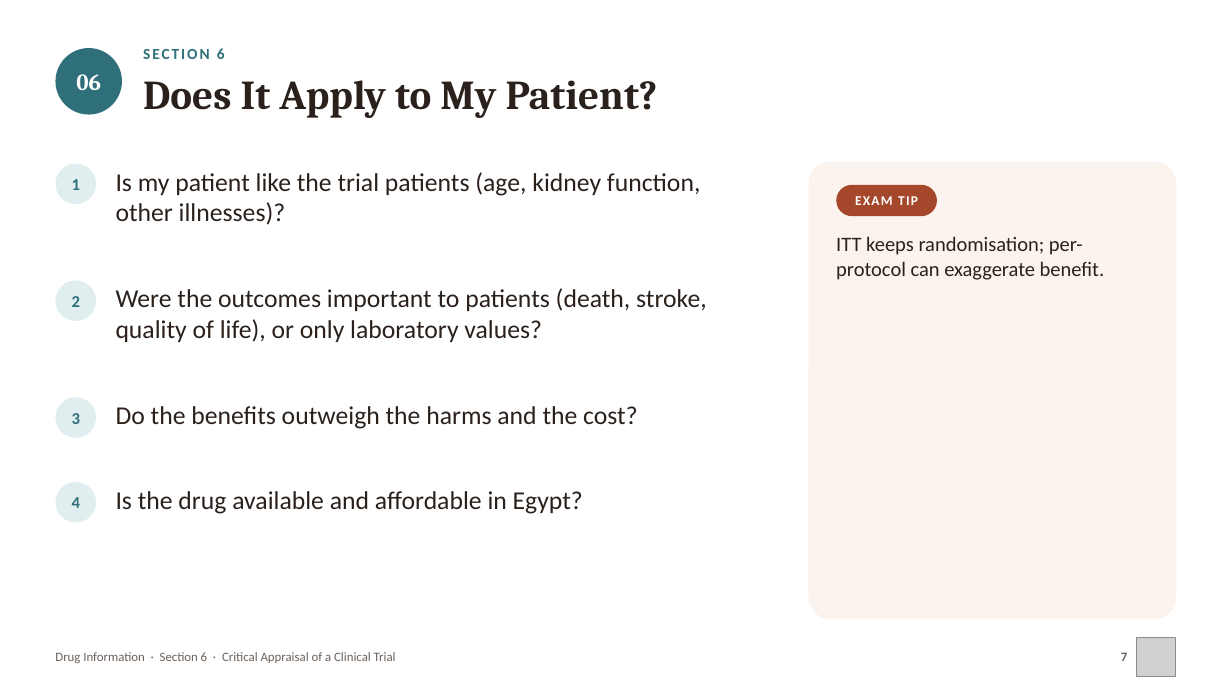
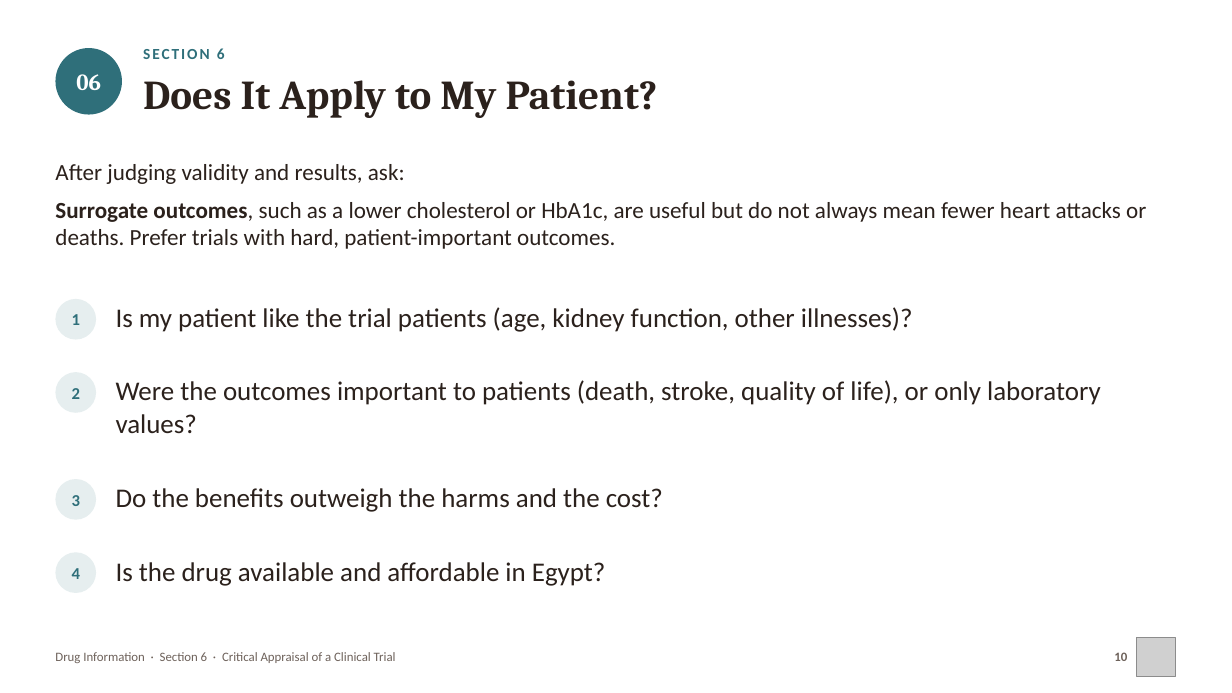
Before and after one commit to drrefaat18-ops/yasser, a slide deck: slide 10 of projects/drug-information-practical/slides/ch06-critical-appraisal.pptx (slide 7 before the commit). Drawn at 1232x693 pixels with LibreOffice and Linux fonts; fonts in the diff are those of the drawing; grey boxes stand for pictures. Boxes give left, top, right and bottom in pixels: in the first picture for what was removed or moved away, otherwise in the second. Text is boxed around its words. In the diff, an @@ line names an element or a change of style, - is before the commit and + after.

```diff
--- a/projects/drug-information-practical/slides/ch06-critical-appraisal.pptx
+++ b/projects/drug-information-practical/slides/ch06-critical-appraisal.pptx
@@ text added at [55,164,1146,249], 18 pt, text #2B211C @@
+After judging validity and results, ask:
+Surrogate outcomes, such as a lower cholesterol or HbA1c, are useful but do not always mean fewer heart attacks or deaths. Prefer trials with hard, patient-important outcomes.
@@ rounded rectangle removed at [809,162,1177,619] @@
@@ rounded rectangle removed at [836,185,937,216] @@
-EXAM TIP
@@ text removed at [836,236,1105,280] @@
-ITT keeps randomisation; per-protocol can exaggerate benefit.
@@ fill #E0EEF0 to #E6EEEF in 4 elements at [55,553,96,593], [55,479,96,519], [55,372,96,413], [55,299,96,339] @@
@@ ellipse "1": place and size @@
-ellipse "1" at [55,164,96,204]
+ellipse "1" at [55,299,96,339]
@@ text "Is my patient like the ...": place and size @@
-text "Is my patient like the ..." at [116,172,700,225]
+text "Is my patient like the ..." at [116,307,913,332]
@@ ellipse "2": place and size @@
-ellipse "2" at [55,280,96,321]
+ellipse "2" at [55,372,96,413]
@@ text "Were the outcomes important to ...": place and size @@
-text "Were the outcomes important to ..." at [116,288,707,342]
+text "Were the outcomes important to ..." at [116,380,1101,434]
@@ ellipse "3": place and size @@
-ellipse "3" at [55,397,96,438]
+ellipse "3" at [55,479,96,519]
@@ size 20 to 21 pt in 4 elements at [116,380,1101,434], [116,562,606,586], [116,307,913,332], [116,488,663,512] @@
@@ text "Do the benefits outweigh the ...": place and size @@
-text "Do the benefits outweigh the ..." at [116,406,638,429]
+text "Do the benefits outweigh the ..." at [116,488,663,512]
@@ ellipse "4": place and size @@
-ellipse "4" at [55,482,96,523]
+ellipse "4" at [55,553,96,593]
@@ text "Is the drug available and ...": place and size @@
-text "Is the drug available and ..." at [116,491,583,514]
+text "Is the drug available and ..." at [116,562,606,586]
@@ text at [1114,652,1127,661]: text changed @@
-7
+10
```
Also in this commit, not shown: 19 other slides changed, 4 slides added, 16 other files.
